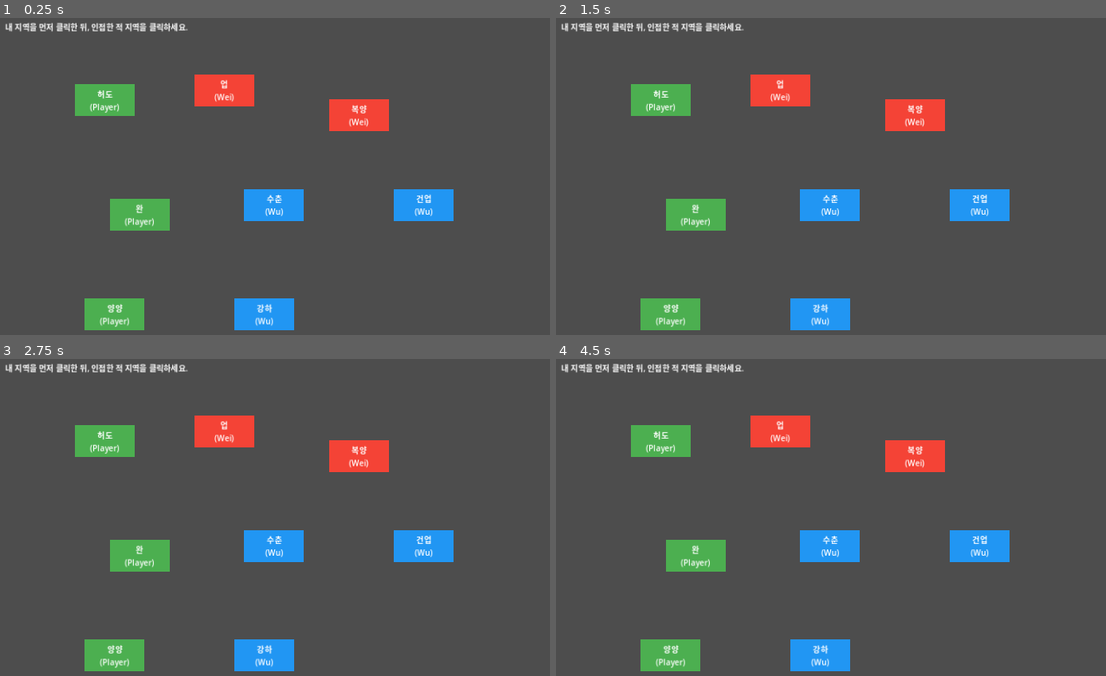
Above: before the commit, frames 1-4 (two rows, left to right).
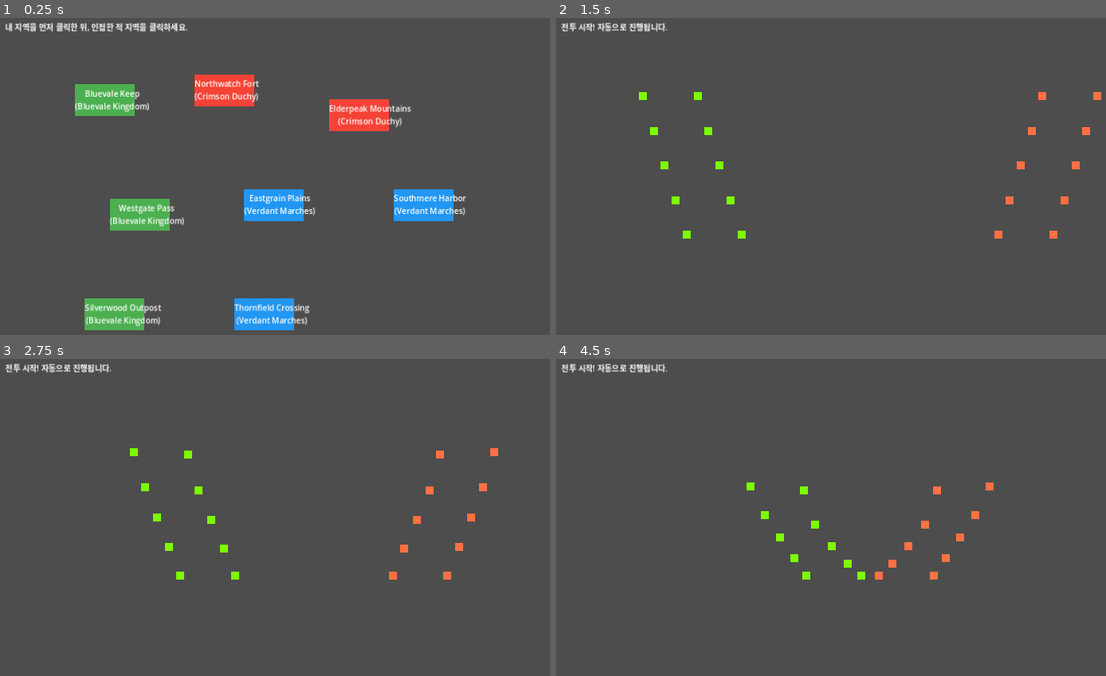
Above: after the commit, the same moments.

Repository: yogitobi31/season-of-warlords
Game: Godot game, scene res://scenes/WorldMap.tscn
Two runs of this game, one before a commit and one after it. Both use one fixed random seed, a clock stepped at 60 frames per second and the inputs below.
Inputs (mouse positions are in pixels of both pictures, inside the frame that each line leads up to):
- Up to frame 1 (0.25 s): no input
- Up to frame 2 (1.5 s): tap Enter at 0.5 s; move the mouse to (660, 100) at 0.52 s; click (660, 100) at 0.67 s; tap Space at 1.25 s; move the mouse to (781, 90) at 1.27 s; click (781, 90) at 1.42 s
- Up to frame 3 (2.75 s): move the mouse to (357, 457) at 2.02 s; click (357, 457) at 2.17 s
- Up to frame 4 (4.5 s): move the mouse to (693, 555) at 2.77 s; click (693, 555) at 2.92 s; move the mouse to (831, 546) at 3.52 s; click (831, 546) at 3.67 s; move the mouse to (979, 546) at 4.27 s; click (979, 546) at 4.42 s

The runs differ from the first frame. In frame 1, 3.0% of the frame differs, in the area x 13-85%, y 19-98%; in frame 2, 10%, in the area x 1-100%, y 1-99%; in frame 3, 10%; in frame 4, 10%.

Commit message:
Fix world map region click flow and align MVP fantasy setting

Diff:
--- a/scripts/GameState.gd
+++ b/scripts/GameState.gd
@@ -5,9 +5,9 @@
 
 const PLAYER_FACTION := 0
 const FACTION_NAMES := {
-	0: "Player",
-	1: "Wei",
-	2: "Wu"
+	0: "Bluevale Kingdom",
+	1: "Crimson Duchy",
+	2: "Verdant Marches"
 }
 
 # 각 세력의 기본 색상입니다. (월드맵/지역 노드 표시용)
--- a/scripts/RegionData.gd
+++ b/scripts/RegionData.gd
@@ -10,12 +10,12 @@
 
 static func get_regions() -> Dictionary:
 	return {
-		"r1": {"name": "허도", "owner": 0, "pos": Vector2(220, 180), "adjacent": ["r2", "r4"]},
-		"r2": {"name": "업", "owner": 1, "pos": Vector2(460, 160), "adjacent": ["r1", "r3", "r5"]},
-		"r3": {"name": "복양", "owner": 1, "pos": Vector2(730, 210), "adjacent": ["r2", "r6"]},
-		"r4": {"name": "완", "owner": 0, "pos": Vector2(290, 410), "adjacent": ["r1", "r5", "r7"]},
-		"r5": {"name": "수춘", "owner": 2, "pos": Vector2(560, 390), "adjacent": ["r2", "r4", "r6", "r8"]},
-		"r6": {"name": "건업", "owner": 2, "pos": Vector2(860, 390), "adjacent": ["r3", "r5"]},
-		"r7": {"name": "양양", "owner": 0, "pos": Vector2(240, 610), "adjacent": ["r4", "r8"]},
-		"r8": {"name": "강하", "owner": 2, "pos": Vector2(540, 610), "adjacent": ["r5", "r7"]}
+		"r1": {"name": "Bluevale Keep", "owner": 0, "pos": Vector2(220, 180), "adjacent": ["r2", "r4"]},
+		"r2": {"name": "Northwatch Fort", "owner": 1, "pos": Vector2(460, 160), "adjacent": ["r1", "r3", "r5"]},
+		"r3": {"name": "Elderpeak Mountains", "owner": 1, "pos": Vector2(730, 210), "adjacent": ["r2", "r6"]},
+		"r4": {"name": "Westgate Pass", "owner": 0, "pos": Vector2(290, 410), "adjacent": ["r1", "r5", "r7"]},
+		"r5": {"name": "Eastgrain Plains", "owner": 2, "pos": Vector2(560, 390), "adjacent": ["r2", "r4", "r6", "r8"]},
+		"r6": {"name": "Southmere Harbor", "owner": 2, "pos": Vector2(860, 390), "adjacent": ["r3", "r5"]},
+		"r7": {"name": "Silverwood Outpost", "owner": 0, "pos": Vector2(240, 610), "adjacent": ["r4", "r8"]},
+		"r8": {"name": "Thornfield Crossing", "owner": 2, "pos": Vector2(540, 610), "adjacent": ["r5", "r7"]}
 	}
--- a/scripts/RegionNode.gd
+++ b/scripts/RegionNode.gd
@@ -17,6 +17,7 @@
 	_shape_node = ColorRect.new()
 	_shape_node.size = Vector2(120, 64)
 	_shape_node.position = Vector2(-60, -32)
+	_shape_node.mouse_filter = Control.MOUSE_FILTER_IGNORE
 	add_child(_shape_node)
 
 	_name_label = Label.new()
@@ -24,6 +25,7 @@
 	_name_label.vertical_alignment = VERTICAL_ALIGNMENT_CENTER
 	_name_label.size = Vector2(120, 64)
 	_name_label.position = Vector2(-60, -32)
+	_name_label.mouse_filter = Control.MOUSE_FILTER_IGNORE
 	add_child(_name_label)
 
 	# 클릭 판정 영역을 설정합니다.
@@ -59,4 +61,5 @@
 
 func _input_event(_viewport: Viewport, event: InputEvent, _shape_idx: int) -> void:
 	if event is InputEventMouseButton and event.pressed and event.button_index == MOUSE_BUTTON_LEFT:
+		print("Region clicked: ", region_id)
 		emit_signal("region_clicked", region_id)
--- a/scripts/WorldMap.gd
+++ b/scripts/WorldMap.gd
@@ -44,6 +44,7 @@
 	info_label.text = result_text + "내 지역을 먼저 클릭한 뒤, 인접한 적 지역을 클릭하세요."
 
 func _on_region_clicked(region_id: String) -> void:
+	print("WorldMap received region click: ", region_id)
 	var region_owner := GameState.get_region_owner(region_id)
 
 	if GameState.selected_region_id == "":
@@ -73,4 +74,5 @@
 
 	# 전투 진입 정보 설정 후 전투 씬 전환
 	GameState.set_battle_context(GameState.selected_region_id, region_id)
+	print("Starting battle from ", GameState.selected_region_id, " to ", region_id)
 	get_tree().change_scene_to_file("res://scenes/Battle.tscn")
Not shown, changed: README.md
